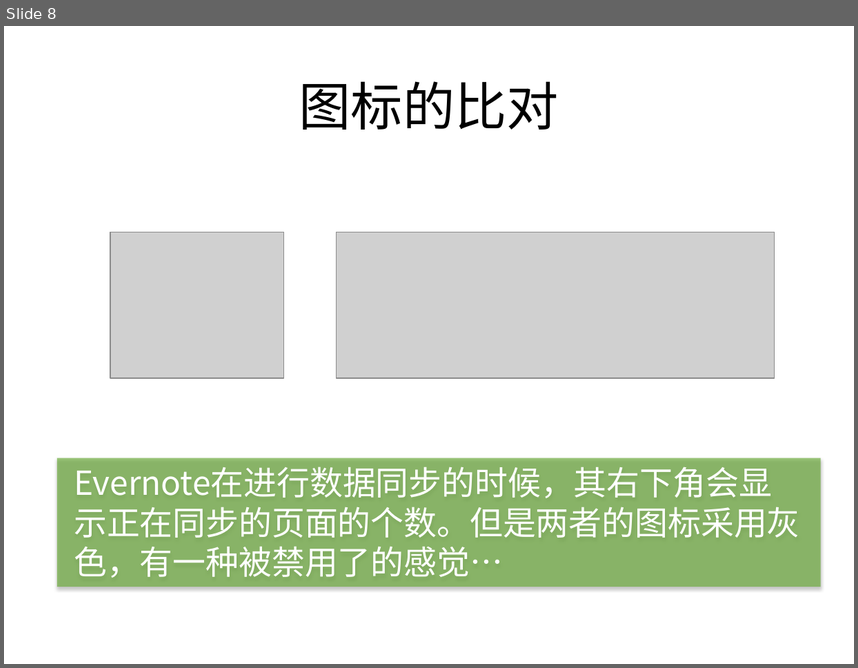
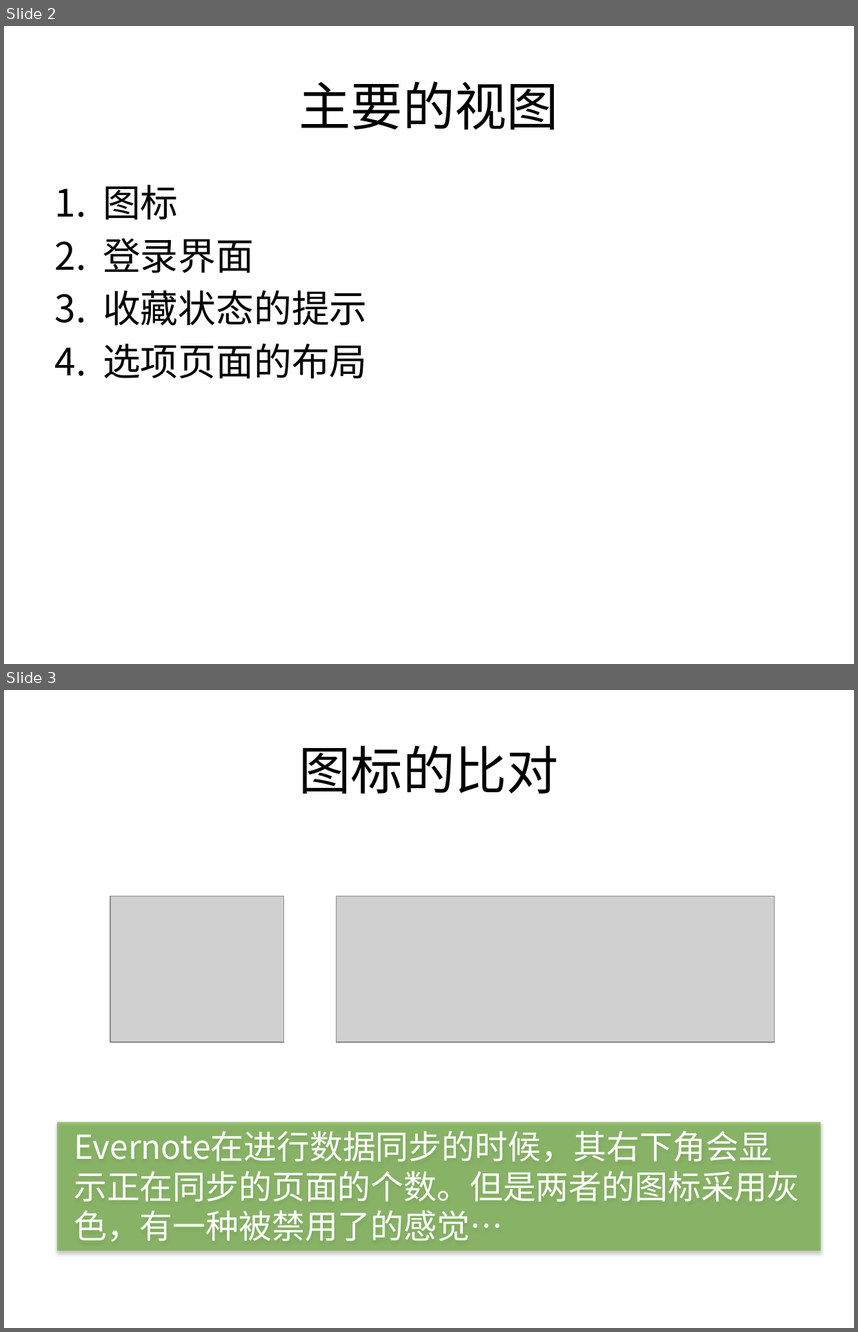
Before and after one commit to aisensiy/meiwei2, a slide deck: research.pptx. Shown one above the other, each under a label of ours: slide 8 before the commit, slides 2 and 3 after it. The pictures are 858x668 and 858x1332 pixels, drawn with LibreOffice and Linux fonts; fonts in the diff are those of the drawing; grey boxes stand for pictures. Boxes give left, top, right and bottom in pixels: in the first picture for what was removed or moved away, otherwise in the second. Text is boxed around its words. In the diff, an @@ line names an element or a change of style, - is before the commit and + after.

```diff
--- a/research.pptx
+++ b/research.pptx
@@ slide 2 added at [4, 26, 854, 664], background #FFFFFF @@
@@ title added at [299, 81, 559, 129], 44 pt, text #000000 @@
+主要的视图
@@ text added at [103, 185, 367, 379], 32 pt, text #000000 @@
+1. 图标
+2. 登录界面
+3. 收藏状态的提示
+4. 选项页面的布局
@@ what was slide 8 is now slide 3 @@
```
Also in this commit, not shown: 3 slides changed.
